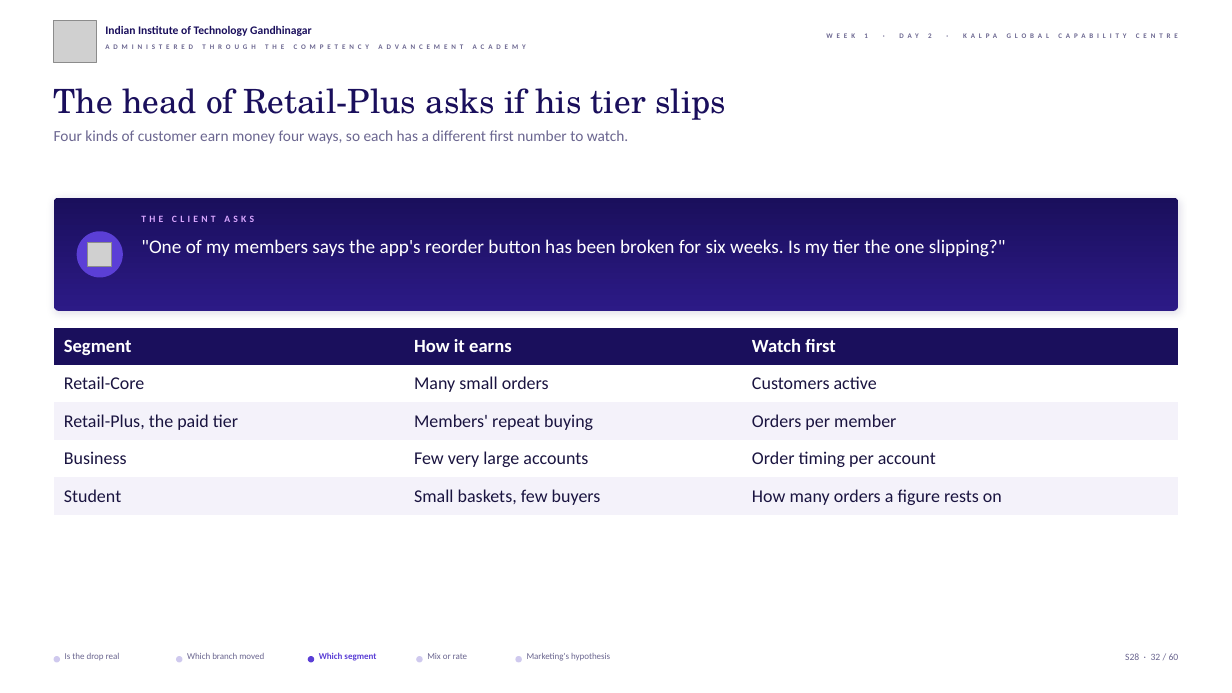
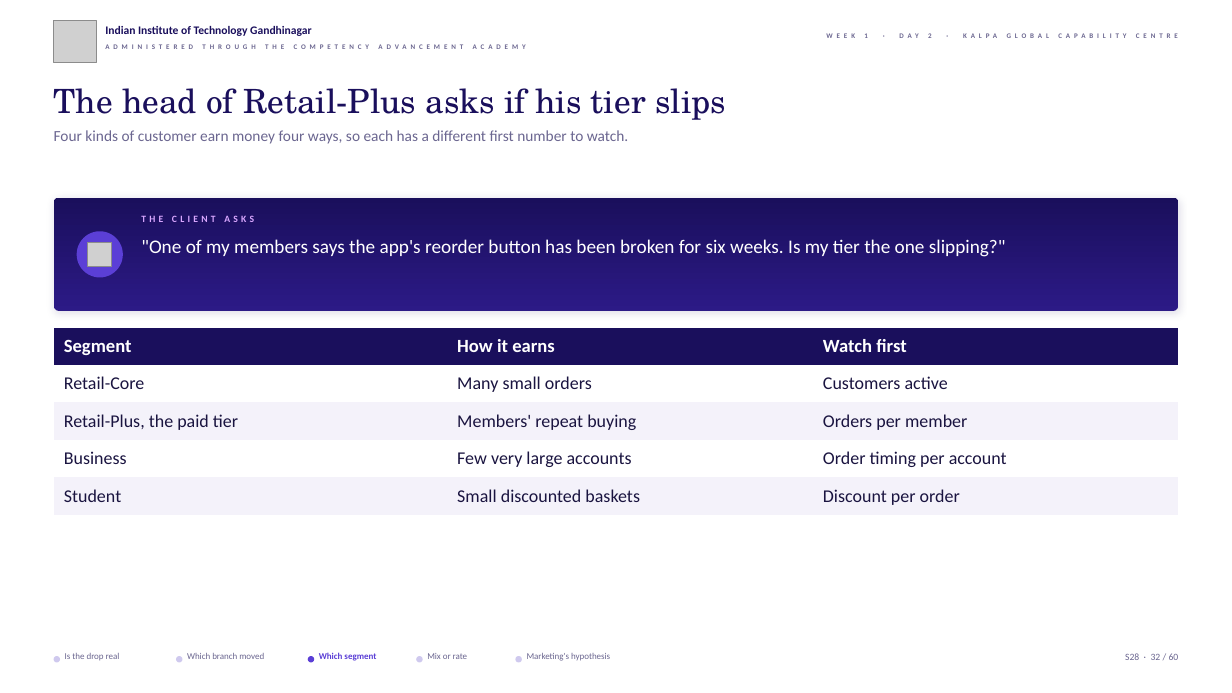
Before and after one commit to fde-academy-lab/c2-content-factory, a slide deck: slide 32 of content/W01/D2/slides/C2_W01_D02_half1_STUDENT.pptx. Drawn at 1232x693 pixels with LibreOffice and Linux fonts; fonts in the diff are those of the drawing; grey boxes stand for pictures; background and template pictures are left out. Boxes give left, top, right and bottom in pixels: in the first picture for what was removed or moved away, otherwise in the second. Text is boxed around its words. In the diff, an @@ line names an element or a change of style, - is before the commit and + after.

```diff
--- a/content/W01/D2/slides/C2_W01_D02_half1_STUDENT.pptx
+++ b/content/W01/D2/slides/C2_W01_D02_half1_STUDENT.pptx
@@ table at box(54, 328, 1179, 515) @@
-row 5, column 2: Small baskets, few buyers
+row 5, column 2: Small discounted baskets
-row 5, column 3: How many orders a figure rests on
+row 5, column 3: Discount per order
```
Also in this commit, not shown: 31 other slides changed, 13 other files.
